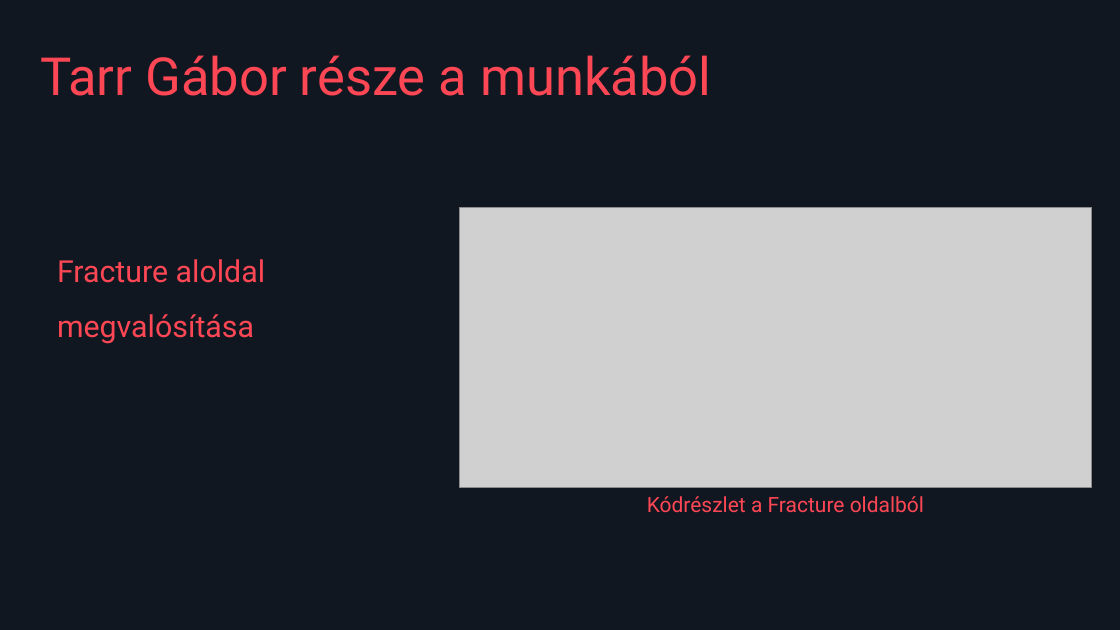
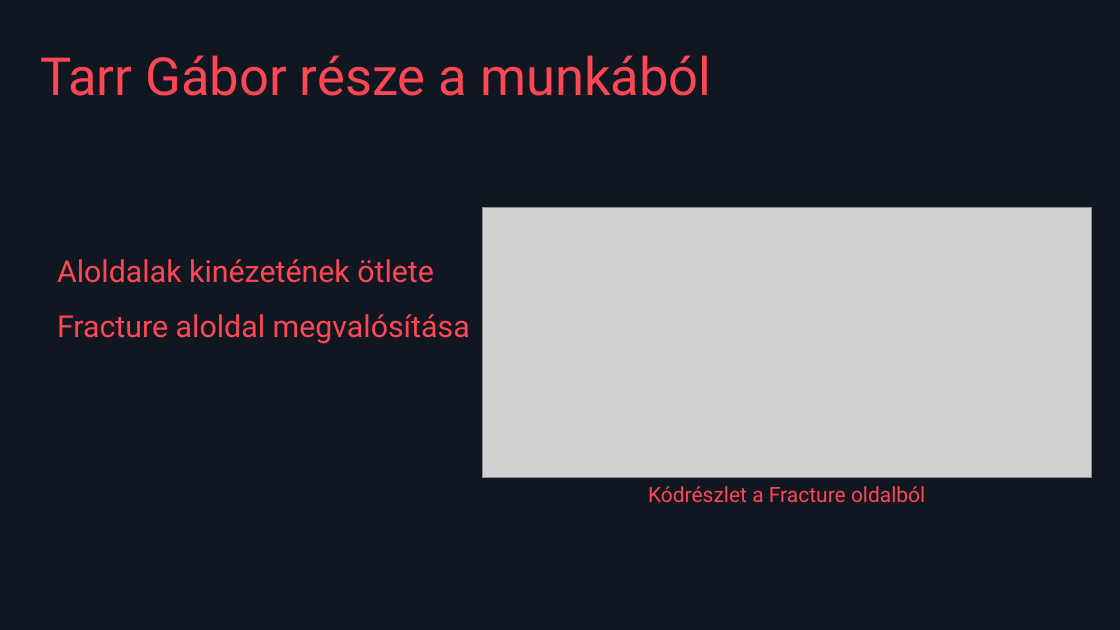
Before and after one commit to Kewkew00/Holy_project, a slide deck: slide 9 of VALORANT útmutató.pptx (slide 10 before the commit). Drawn at 1120x630 pixels with LibreOffice and Linux fonts; fonts in the diff are those of the drawing; grey boxes stand for pictures. Boxes give left, top, right and bottom in pixels: in the first picture for what was removed or moved away, otherwise in the second. Text is boxed around its words. In the diff, an @@ line names an element or a change of style, - is before the commit and + after.

```diff
--- a/VALORANT útmutató.pptx
+++ b/VALORANT útmutató.pptx
@@ picture: place and size @@
-picture at [460, 208, 1091, 487]
+picture at [482, 208, 1091, 477]
@@ text at [57, 259, 470, 344]: text changed @@
-Fracture aloldal
-megvalósítása
+Aloldalak kinézetének ötlete
+Fracture aloldal megvalósítása
@@ text "Kódrészlet a Fracture oldalból": place and size @@
-text "Kódrészlet a Fracture oldalból" at [647, 496, 924, 513]
+text "Kódrészlet a Fracture oldalból" at [648, 486, 925, 503]
```
Also in this commit, not shown: 5 other slides changed.
